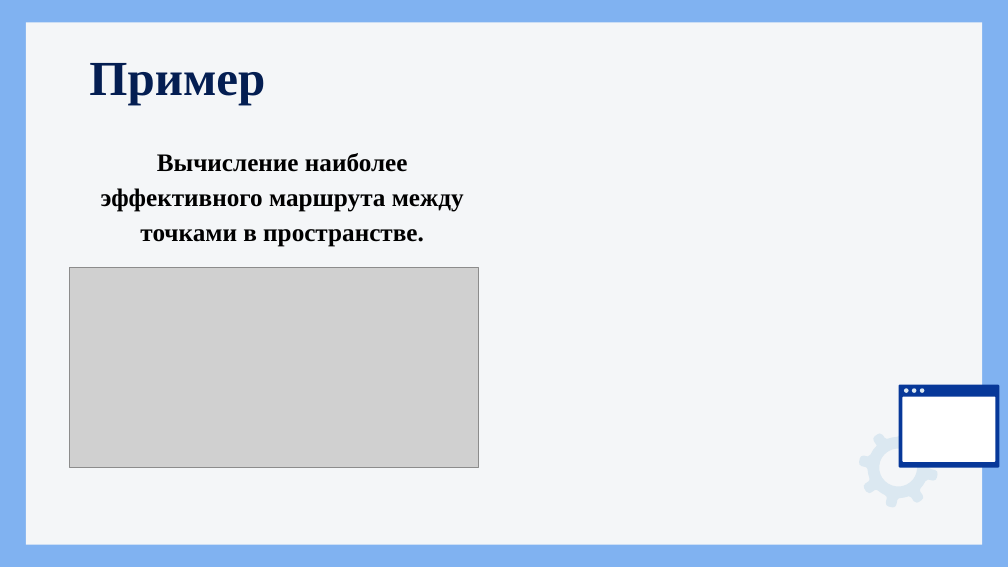
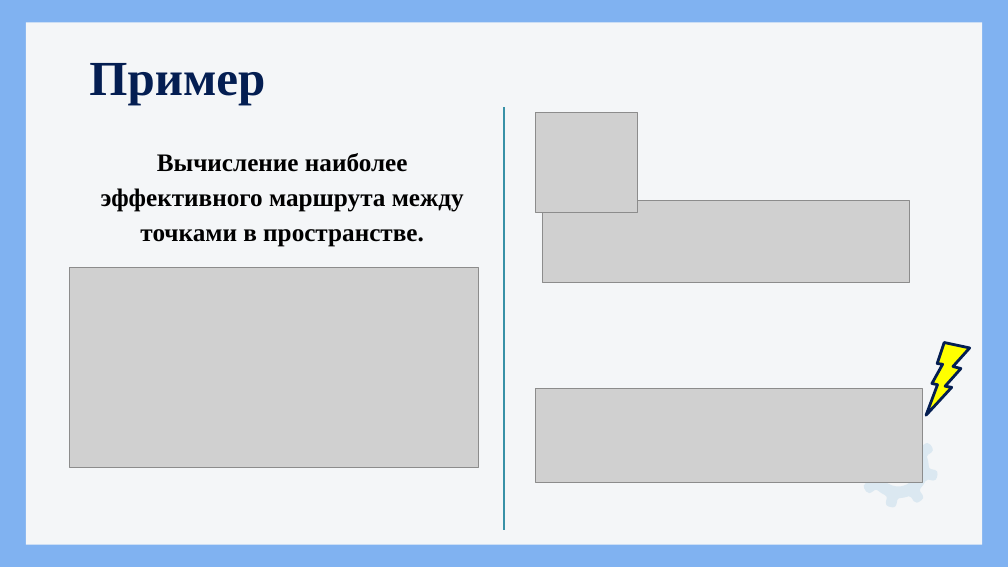
Before and after one commit to voronov-nikita/DiComp, a slide deck: slide 9 of doc/презентация распределенные вычисления.pptx (slide 5 before the commit). Drawn at 1008x567 pixels with LibreOffice and Linux fonts; fonts in the diff are those of the drawing; grey boxes stand for pictures. Boxes give left, top, right and bottom in pixels: in the first picture for what was removed or moved away, otherwise in the second. Text is boxed around its words. In the diff, an @@ line names an element or a change of style, - is before the commit and + after.

```diff
--- a/doc/презентация распределенные вычисления.pptx
+++ b/doc/презентация распределенные вычисления.pptx
@@ line added from (504, 107) to (504, 530), #3891A7 1.5 pt @@
@@ picture added at (536,112,638,213) @@
@@ picture added at (542,201,909,282) @@
@@ lightning bolt added at (909,336,983,415), fill #FFFF00, outline #041E52 2 pt @@
@@ picture added at (536,389,922,483) @@
@@ group removed at (898,385,999,468): 5 freeform shapes @@
```
Also in this commit, not shown: 1 other slide changed, 5 slides added, 1 other file.
